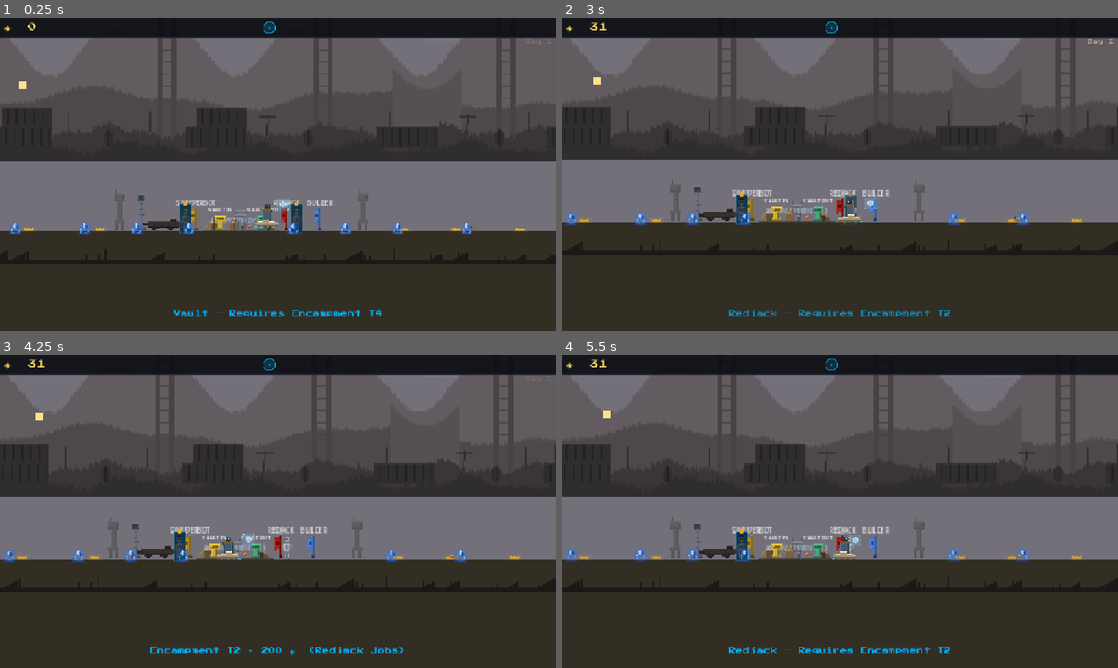
Above: before the commit, frames 1-4 (two rows, left to right).
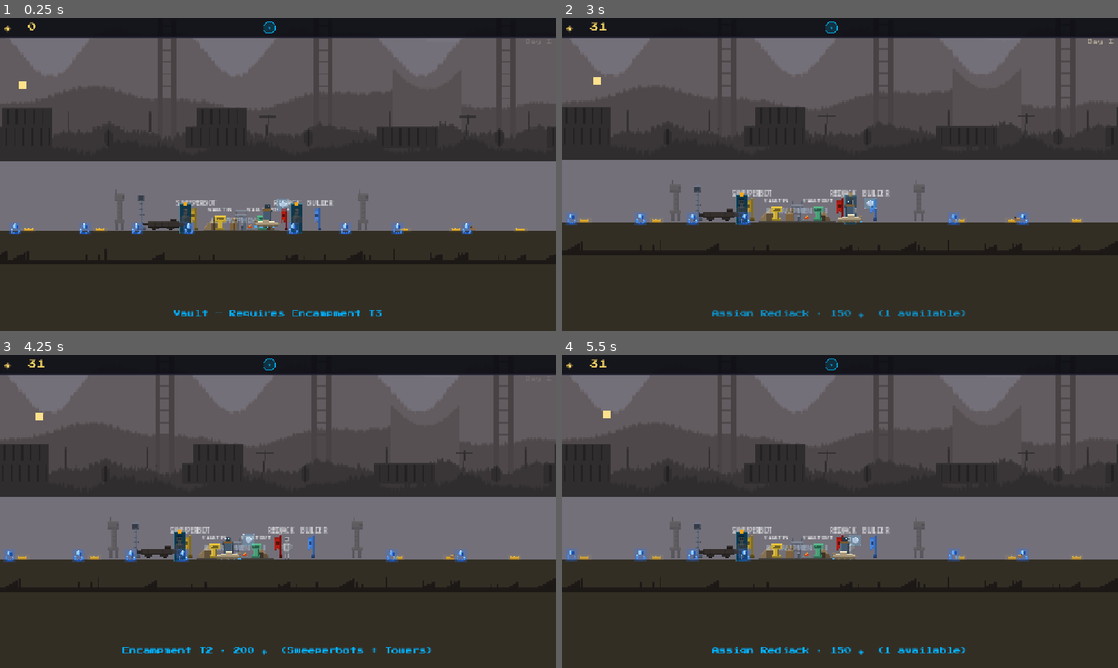
Above: after the commit, the same moments.

Repository: elliswalker/guardian-rising-game
Game: Godot game, scene res://scenes/world/cosmodrome.tscn
Same seed, same stepped clock (60 frames per second), same inputs: the game is played once before the commit and once after it. This scene is started directly instead of the project's main scene.
Inputs:
- Up to frame 1 (0.25 s): no input
- Up to frame 2 (3 s): hold Space (action) 0.53-1.28 s; hold D (move_right) 0.53-2.03 s; tap Up (ui_up) at 0.77, 1.52 s; tap E (ability) at 1.35 s; tap Space (action) at 1.55, 2.85 s; hold Space (action) 2.03-2.78 s; hold A (move_left) from 2.03 s (still down)
- Up to frame 3 (4.25 s): keep holding A (move_left); tap Up (ui_up) at 3.02, 3.77 s; hold E (ability) from 3.53 s (still down); tap Space (action) at 3.8 s
- Up to frame 4 (5.5 s): release A (move_left) at 4.28 s; release E (ability) at 4.28 s; hold D (move_right) from 4.28 s (still down); tap Space (action) at 4.35 s; tap Up (ui_up) at 4.52 s; hold Space (action) from 5.03 s (still down)

The runs differ from the first frame. In frame 1, less than 0.1% of the frame differs, in the area x 67-69%, y 93-96%; in frame 2, 0.6%; in frame 3, 0.6%; in frame 4, 0.6%, in the area x 27-73%, y 93-96%.

Commit message:
Encampment ladder reshuffle: defenders at T1, the Charge caps the camp
Per Ellis: a camp should be able to defend itself from day one — first
redjacks were gated behind T2. New ladder:

  T1 (start): Builders + Redjacks
  T2 (200):   Sweeperbots + Towers
  T3 (400):   The Vault
  T4 (600):   The Charge

Same total glimmer sink (1200), every tier still buys something real,
and the assault gate moves UP from T3 to T4 — an army needs a full war
camp behind it, which also stretches the per-planet arc (#32).

Touched: encampment TIER_UNLOCKS, job_post TIER_REQUIRED (redjack 2->1,
sweeperbot 3->2), tower gate 3->2, vault gate 4->3, attack flag gate
3->4 with matching prompt text.

Co-Authored-By: Claude Sonnet 4.6 <noreply@anthropic.com>

Diff:
--- a/scripts/world/attack_flag.gd
+++ b/scripts/world/attack_flag.gd
@@ -35,9 +35,9 @@
 	if _player_nearby and not _activated and GameState.portal_active:
 		var player: Node2D = get_tree().get_first_node_in_group("player") as Node2D
 		var pdist: float = global_position.distance_to(player.global_position) if player else 999999.0
-		if GameState.camp_tier() < 3:
-			# an army needs a war camp behind it (#32)
-			GameState.show_action_prompt(self, "The Charge — Requires Encampment T3", 8, pdist)
+		if GameState.camp_tier() < 4:
+			# an army needs a FULL war camp behind it (#32)
+			GameState.show_action_prompt(self, "The Charge — Requires Encampment T4", 8, pdist)
 			return
 		GameState.show_action_prompt(self, "[ SPACE ]  Send the Charge", 8, pdist)
 		if GameState.is_prompt_owner(self) and Input.is_action_just_pressed("action"):
--- a/scripts/world/encampment.gd
+++ b/scripts/world/encampment.gd
@@ -4,16 +4,16 @@
 # Paid tiers gate what jobs and structures are available. The upgrade is the
 # one workerless build: pay glimmer and it happens.
 #
-# T1 (start): builder jobs
-# T2: +redjack jobs
-# T3: +sweeperbot jobs, towers buildable
-# T4: +vault pads
+# T1 (start): builders AND redjacks — a camp can defend itself from day one
+# T2: +sweeperbot jobs, towers buildable
+# T3: +vault pads
+# T4: the Charge — an army needs a full war camp behind it
 
 const TIER_COSTS: Dictionary = { 2: 200, 3: 400, 4: 600 }
 const TIER_UNLOCKS: Dictionary = {
-	2: "Redjack Jobs",
-	3: "Sweeperbots + Towers",
-	4: "The Vault",
+	2: "Sweeperbots + Towers",
+	3: "The Vault",
+	4: "The Charge",
 }
 const MAX_TIER := 4
 
--- a/scripts/world/job_post.gd
+++ b/scripts/world/job_post.gd
@@ -11,8 +11,8 @@
 }
 # Encampment tier required before this job type unlocks (EP-09)
 const TIER_REQUIRED: Dictionary = {
-	JobType.REDJACK:    2,
-	JobType.SWEEPERBOT: 3,
+	JobType.REDJACK:    1,
+	JobType.SWEEPERBOT: 2,
 	JobType.BUILDER:    1,
 }
 const LABELS: Dictionary = {
--- a/scripts/world/tower.gd
+++ b/scripts/world/tower.gd
@@ -69,8 +69,8 @@
 		if _player_nearby and not _commissioned:
 			var player: Node2D = get_tree().get_first_node_in_group("player") as Node2D
 			var pdist: float = global_position.distance_to(player.global_position) if player else 999999.0
-			if GameState.camp_tier() < 3:
-				GameState.show_action_prompt(self, "Tower — Requires Encampment T3", 12, pdist)
+			if GameState.camp_tier() < 2:
+				GameState.show_action_prompt(self, "Tower — Requires Encampment T2", 12, pdist)
 			else:
 				GameState.show_action_prompt(self, "[ SPACE ]  Build Tower  —  %d ◈" % BUILD_COST, 12, pdist)
 				if GameState.is_prompt_owner(self) and Input.is_action_just_pressed("action"):
--- a/scripts/world/vault_pad.gd
+++ b/scripts/world/vault_pad.gd
@@ -50,8 +50,8 @@
 func _show_prompt() -> void:
 	var player: Node2D = get_tree().get_first_node_in_group("player") as Node2D
 	var pdist: float = global_position.distance_to(player.global_position) if player else 999999.0
-	if GameState.camp_tier() < 4:
-		GameState.show_action_prompt(self, "Vault — Requires Encampment T4", 6, pdist)
+	if GameState.camp_tier() < 3:
+		GameState.show_action_prompt(self, "Vault — Requires Encampment T3", 6, pdist)
 		return
 	var stored: int = GameState.vaulted_glimmer
 	if mode == Mode.DEPOSIT:
@@ -73,7 +73,7 @@
 		GameState.show_action_prompt(self, "Vault empty", 6, pdist)
 
 func _do_action() -> void:
-	if GameState.camp_tier() < 4:
+	if GameState.camp_tier() < 3:
 		return
 	if mode == Mode.DEPOSIT:
 		var amount: int = mini(CHUNK, GameState.glimmer)
Not shown, added: assets/audio/music_day.wav.import
Not shown, added: assets/audio/music_night.wav.import
Not shown, added: assets/backgrounds/cosmodrome/fg_0.png.import
Not shown, added: assets/backgrounds/cosmodrome/layer_4.png.import
Not shown, added: assets/backgrounds/earth/fg_0.png.import
Not shown, added: assets/backgrounds/earth/layer_4.png.import
Not shown, added: assets/backgrounds/mars/fg_0.png.import
Not shown, added: assets/backgrounds/mars/layer_4.png.import
Not shown, added: assets/backgrounds/moon/fg_0.png.import
Not shown, added: assets/backgrounds/moon/layer_4.png.import
Not shown, added: assets/sprites/structures/attack_flag_banner.png.import
Not shown, added: assets/sprites/structures/beacon.png.import
(and 11 more such lines)
